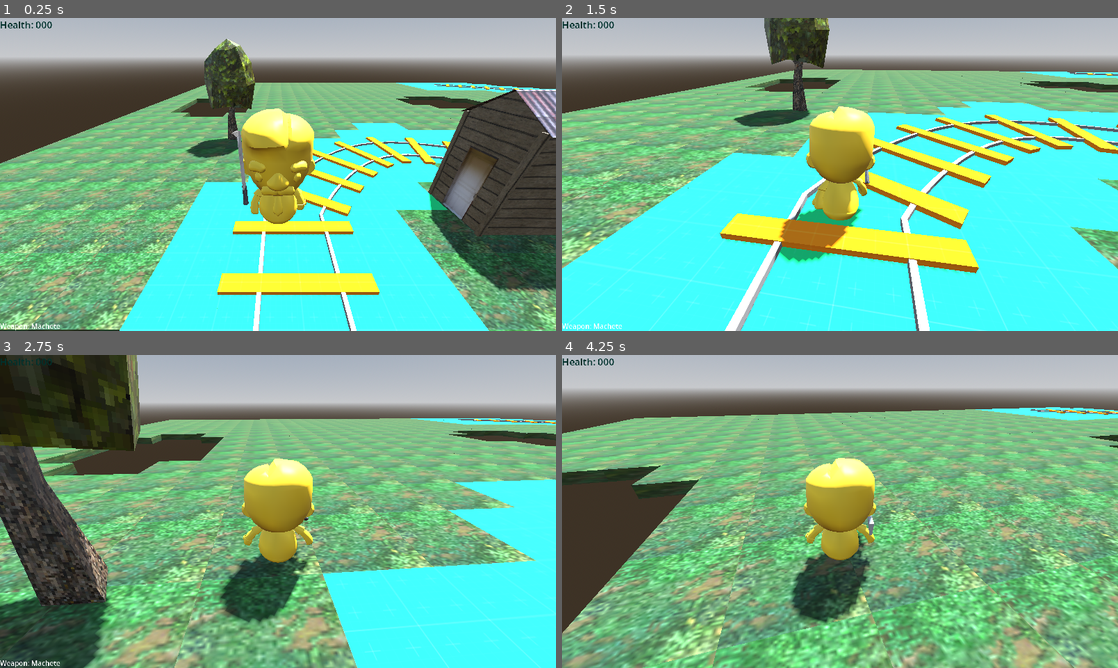
Above: before the commit, frames 1-4 (two rows, left to right).
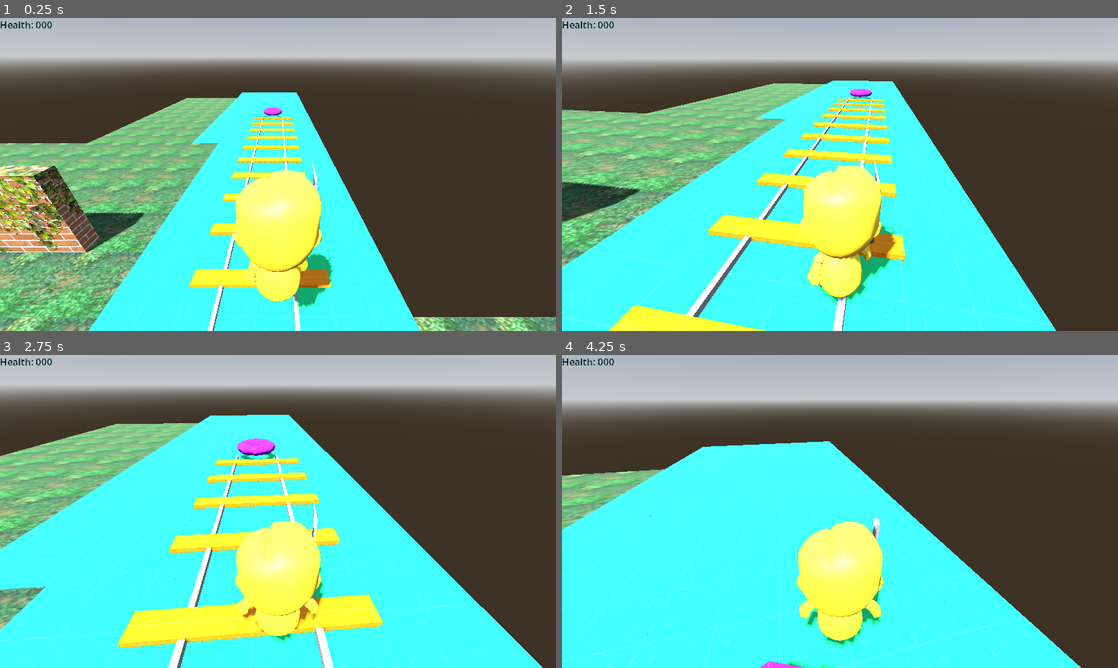
Above: after the commit, the same moments.

Repository: steelx/3d-train-fps
Game: Godot game, scene res://scenes/Level_1.tscn
Same seed, same stepped clock (60 frames per second), same inputs: the game is played once before the commit and once after it.
Inputs (mouse positions are in pixels of both pictures, inside the frame that each line leads up to):
- Up to frame 1 (0.25 s): no input
- Up to frame 2 (1.5 s): tap Enter at 0.5 s; move the mouse to (867, 174) at 0.52 s; hold W (move_forward) from 0.53 s (still down); click (867, 174) at 0.6 s; tap Space (jump) at 0.77 s; move the mouse to (812, 174) at 1.27 s; click (812, 174) at 1.35 s
- Up to frame 3 (2.75 s): keep holding W (move_forward); tap Space (jump) at 1.52 s; move the mouse to (289, 505) at 2.02 s; tap 0 at 2.1 s; click (289, 505) at 2.3 s
- Up to frame 4 (4.25 s): keep holding W (move_forward); move the mouse to (834, 517) at 2.77 s; tap 1 at 2.85 s; tap Space (jump) at 3.02, 3.77 s; click (834, 517) at 3.05 s; move the mouse to (878, 514) at 3.52 s; tap 2 at 3.6 s; click (878, 514) at 3.8 s

The runs differ from the first frame. In frame 1, 51% of the frame differs, in the area x 0-100%, y 6-100%; in frame 2, 56%; in frame 3, 83%; in frame 4, 88%, in the area x 0-100%, y 11-100%.

Commit message:
fix: camera movement and Weapon Fire point

Diff:
--- a/scenes/components/WeaponManager.gd
+++ b/scenes/components/WeaponManager.gd
@@ -24,15 +24,37 @@
 				current_weapon.show()
 
 var current_slot := WeaponSlots.MACHETE
+var fire_point: Node3D
+var bodies_to_exclude: Array = []
+
+
+func setup(_fire_point: Node3D, _bodies_to_exclude: Array) -> void:
+	self.fire_point = _fire_point
+	self.bodies_to_exclude = _bodies_to_exclude
+	for weapon in weapons:
+		if weapon.has_method("setup"):
+			weapon.setup(_fire_point, _bodies_to_exclude)
+	switch_to_weapon_slot(WeaponSlots.MACHETE)
 
 
 func _ready() -> void:
 	# Set the machete as the current weapon
-	current_weapon = $Weapons/Machete
+	# current_weapon = $Weapons/Machete
+	pass
 
 
 func _process(_delta: float) -> void:
 	pass
+
+
+func attack(attack_input_just_pressed: bool, attack_input_held: bool) -> void:
+	if current_weapon == null:
+		return
+	if !current_weapon.has_method("attack"):
+		print_debug("WeaponManager: current_weapon does not have Weapon class linked")
+		return
+	# Call the attack method of the current weapon
+	current_weapon.attack(attack_input_just_pressed, attack_input_held)
 
 
 func switch_to_next_weapon() -> void:
@@ -87,7 +109,3 @@
 
 func _on_machete_body_entered(body: Node3D) -> void:
 	e_machete_body_entered.emit(body)
-
-
-func attack() -> void:
-	current_weapon.get_node("AnimationPlayer").play("attack")
--- a/scenes/components/WeaponManager.tscn
+++ b/scenes/components/WeaponManager.tscn
@@ -1,9 +1,11 @@
-[gd_scene load_steps=23 format=3 uid="uid://dn3ptli7s757c"]
+[gd_scene load_steps=25 format=3 uid="uid://dn3ptli7s757c"]
 
 [ext_resource type="Script" path="res://scenes/components/WeaponManager.gd" id="1_upckl"]
 [ext_resource type="PackedScene" uid="uid://bx7oo7t685qxp" path="res://resources/weapons/machete.glb" id="2_lfm1g"]
 [ext_resource type="PackedScene" uid="uid://cym06qd5ysqve" path="res://resources/weapons/machinegun.glb" id="3_v72q0"]
+[ext_resource type="Script" path="res://scenes/components/weapons/Weapon.gd" id="3_wcgjg"]
 [ext_resource type="PackedScene" uid="uid://c717epq3iwgb4" path="res://resources/weapons/shotgun.glb" id="4_cufb5"]
+[ext_resource type="PackedScene" uid="uid://cp0r2j35f78js" path="res://scenes/effects/HitScanBulletEmitter.tscn" id="5_dl15m"]
 [ext_resource type="PackedScene" uid="uid://bg2tkmjk016dq" path="res://resources/weapons/rocketlauncher.glb" id="5_dukq6"]
 
 [sub_resource type="BoxShape3D" id="BoxShape3D_e4smr"]
@@ -392,6 +394,7 @@
 
 [node name="MachineGun" type="Node3D" parent="Weapons"]
 visible = false
+script = ExtResource("3_wcgjg")
 
 [node name="Model" parent="Weapons/MachineGun" instance=ExtResource("3_v72q0")]
 transform = Transform3D(0.5, 0, 0, 0, 0.5, 0, 0, 0, 0.5, 0, 0, 0)
@@ -402,8 +405,14 @@
 "": SubResource("AnimationLibrary_s85jj")
 }
 
+[node name="BulletEmitters" type="Marker3D" parent="Weapons/MachineGun"]
+transform = Transform3D(1, 0, 0, 0, 1, 0, 0, 0, 1, 0, 0.161098, -0.873654)
+
+[node name="HitScanBullterEmitter" parent="Weapons/MachineGun/BulletEmitters" instance=ExtResource("5_dl15m")]
+
 [node name="Shotgun" type="Node3D" parent="Weapons"]
 visible = false
+script = ExtResource("3_wcgjg")
 
 [node name="Model" parent="Weapons/Shotgun" instance=ExtResource("4_cufb5")]
 transform = Transform3D(0.5, 0, 0, 0, 0.5, 0, 0, 0, 0.5, 0, 0, 0)
@@ -414,8 +423,14 @@
 "": SubResource("AnimationLibrary_gbpse")
 }
 
+[node name="BulletEmitters" type="Marker3D" parent="Weapons/Shotgun"]
+transform = Transform3D(1, 0, 0, 0, 1, 0, 0, 0, 1, 0, 0.0709423, -0.982846)
+
+[node name="HitScanBullterEmitter" parent="Weapons/Shotgun/BulletEmitters" instance=ExtResource("5_dl15m")]
+
 [node name="RocketLauncher" type="Node3D" parent="Weapons"]
 visible = false
+script = ExtResource("3_wcgjg")
 
 [node name="Model" parent="Weapons/RocketLauncher" instance=ExtResource("5_dukq6")]
 transform = Transform3D(0.5, 0, 0, 0, 0.277415, 0.415982, 0, -0.415982, 0.277415, 0, -1.48611, -0.349673)
@@ -425,6 +440,11 @@
 libraries = {
 "": SubResource("AnimationLibrary_db0hl")
 }
+
+[node name="BulletEmitters" type="Marker3D" parent="Weapons/RocketLauncher"]
+transform = Transform3D(1, 0, 0, 0, 1, 0, 0, 0, 1, 0, 0, 0.238759)
+
+[node name="HitScanBullterEmitter" parent="Weapons/RocketLauncher/BulletEmitters" instance=ExtResource("5_dl15m")]
 
 [node name="CanvasLayer" type="CanvasLayer" parent="Weapons"]
 
--- /dev/null
+++ b/scenes/components/weapons/Weapon.gd
@@ -0,0 +1,92 @@
+extends Node3D
+class_name Weapon
+
+@onready var anim_player: AnimationPlayer = $AnimationPlayer
+@onready var bullet_emitters_marker: Marker3D = $BulletEmitters
+@onready var bullet_emitters: Array = $BulletEmitters.get_children()
+
+@export var automatic := false
+@export var damage := 10
+@export var ammo := 30
+@export var attack_rate := 0.2
+var attack_timer: Timer
+
+signal e_fired(bullet_emitter: Node3D)
+signal e_out_of_ammo
+
+var can_attack := true
+var fire_point: Node3D
+var bodies_to_exclude: Array = []
+
+
+# Called when the node enters the scene tree for the first time.
+func _ready() -> void:
+	attack_timer = Timer.new()
+	attack_timer.set_wait_time(attack_rate)
+	attack_timer.set_one_shot(true)
+	attack_timer.connect("timeout", self._on_attack_timer_timeout)
+	add_child(attack_timer)
+
+
+# to be initialized from the WeaponManager
+func setup(_fire_point: Node3D, _bodies_to_exclude: Array) -> void:
+	self.fire_point = _fire_point
+	self.bodies_to_exclude = _bodies_to_exclude
+	# bullet_emitter is a Typeof HitScanBullterEmitter
+	for bullet_emitter in bullet_emitters:
+		bullet_emitter.set_bodies_to_exclude(_bodies_to_exclude)
+		bullet_emitter.set_damage(self.damage)
+
+
+# to be called from the WeaponManager
+func attack(attack_input_just_pressed: bool, attack_input_held: bool) -> void:
+	if fire_point == null:
+		print_debug("Weapon: fire_point is null")
+		return
+	if !can_attack:
+		return
+	if automatic and !attack_input_held:
+		return
+	elif !automatic and !attack_input_just_pressed:
+		return
+	if ammo <= 0:
+		if attack_input_just_pressed:
+			e_out_of_ammo.emit()
+		else:
+			return
+
+	if ammo > 0:
+		ammo -= 1
+
+	var marker_transform := bullet_emitters_marker.global_transform
+	bullet_emitters_marker.global_transform = fire_point.global_transform
+	# bullet_emitter is a Typeof HitScanBullterEmitter
+	for bullet_emitter in bullet_emitters:
+		bullet_emitter.fire()
+	bullet_emitters_marker.global_transform = marker_transform
+	anim_player.stop()
+	anim_player.play("attack")
+	e_fired.emit(fire_point)
+	can_attack = false
+	attack_timer.start()
+
+
+# Finish attack
+func _on_attack_timer_timeout() -> void:
+	can_attack = true
+	self.set_to_attack_idle()
+
+
+func set_active() -> void:
+	self.show()
+
+
+func set_inactive() -> void:
+	anim_player.stop()
+	anim_player.play("idle")
+	self.hide()
+
+
+func set_to_attack_idle() -> void:
+	anim_player.stop()
+	anim_player.play("idle")
--- a/scenes/effects/HitScanBulletEmitter.gd
+++ b/scenes/effects/HitScanBulletEmitter.gd
@@ -1,4 +1,5 @@
 extends Node3D
+class_name HitScanBullterEmitter
 
 var hit_effect := preload("res://scenes/effects/bullet_hit_effect.tscn")
 
@@ -35,7 +36,6 @@
 			# effect.rotate_object_local(Vector3.RIGHT, PI)
 			effect.rotate(Vector3.RIGHT, PI)
 			return
-		print_debug("fire: " + str(result.normal))
 		var y: Vector3 = result.normal
 		var x: Vector3 = y.cross(Vector3.UP)
 		var z: Vector3 = x.cross(y)
--- a/scenes/player/Player.gd
+++ b/scenes/player/Player.gd
@@ -44,7 +44,8 @@
 	health_manager.e_dead.connect(self.kill)
 	health_manager.e_critical.connect(self.at_critical)
 	health_manager.e_health_changed.connect(self.health_changed)
-	weapon_manager.e_machete_body_entered.connect(self.on_machete_body_entered)
+	var fire_point = $Character/FirePoint
+	weapon_manager.setup(fire_point, [self])
 
 
 # Called every frame. 'delta' is the elapsed time since the previous frame.
@@ -53,7 +54,7 @@
 		return
 	var input := Vector3.ZERO
 	input.x = Input.get_axis(MOVE_LEFT, MOVE_RIGHT)
-	input.z = Input.get_axis(MOVE_FORWARD, MOVE_BACKWARD)
+	input.z = Input.get_axis(MOVE_BACKWARD, MOVE_FORWARD)
 	handle_movement(input, delta)
 	handle_character_rotation(input, delta)
 	handle_animation(input, delta)
@@ -68,8 +69,10 @@
 	if Input.is_action_just_pressed(CANCEL):
 		Input.set_mouse_mode(Input.MOUSE_MODE_VISIBLE)
 
-	if event.is_action_pressed(FIRE):
-		weapon_manager.attack()
+	if Input.is_action_just_pressed(FIRE):
+		weapon_manager.attack(true, false)
+	elif Input.is_action_pressed(FIRE):
+		weapon_manager.attack(false, true)
 
 	if event.is_action_pressed(JUMP):
 		if raycast.is_colliding():
@@ -132,9 +135,3 @@
 
 func health_changed(health: int) -> void:
 	health_label.text = "Health: " + str(health)
-
-
-func on_machete_body_entered(_body: Node) -> void:
-	# if body is Enemy:
-	# 	body.hurt(100, Vector3.ZERO)
-	print_debug("Player hit enemy")
--- a/scenes/player/Player.tscn
+++ b/scenes/player/Player.tscn
@@ -62,17 +62,17 @@
 [node name="PitchPivot" type="Node3D" parent="TwistPivot"]
 
 [node name="Camera3D" type="Camera3D" parent="TwistPivot/PitchPivot"]
-transform = Transform3D(1, 0, 0, 0, 0.866025, 0.5, 0, -0.5, 0.866025, 0, 1.16722, 2.89211)
+transform = Transform3D(-1, 4.37114e-08, -7.57103e-08, 0, 0.866025, 0.5, 8.74228e-08, 0.5, -0.866025, 0, 1.75825, -1.92898)
 
 [node name="Character" parent="." instance=ExtResource("2_iwhi1")]
 transform = Transform3D(1, 0, 0, 0, 1, 0, 0, 0, 1, 0, 0.137715, 0)
 
 [node name="Skeleton3D" parent="Character/KayKit Animated Character2" index="0"]
-bones/0/rotation = Quaternion(-0.0129977, 0, 0, 0.999916)
-bones/1/rotation = Quaternion(0.0633006, -3.54327e-26, -9.89219e-18, 0.997995)
-bones/2/rotation = Quaternion(-0.680908, -0.193098, 0.679447, -0.193465)
+bones/0/rotation = Quaternion(-0.0147106, 0, 3.79839e-18, 0.999892)
+bones/1/rotation = Quaternion(0.0658083, 0, -1.53714e-17, 0.997832)
+bones/2/rotation = Quaternion(-0.680195, -0.195905, 0.678539, -0.19632)
 bones/3/rotation = Quaternion(0.606617, -0.606617, 0.36334, 0.36334)
-bones/4/rotation = Quaternion(-0.698912, 0.299767, 0.646027, 0.0656538)
+bones/4/rotation = Quaternion(-0.698063, 0.301611, 0.645915, 0.0673269)
 bones/5/rotation = Quaternion(0.300506, -0.376591, 0.679877, 0.55285)
 
 [node name="Hand" type="Marker3D" parent="Character"]
@@ -80,6 +80,9 @@
 
 [node name="WeaponManager" parent="Character/Hand" instance=ExtResource("4_udfso")]
 transform = Transform3D(-1, 0, -8.74228e-08, 0, 1, 0, 8.74228e-08, 0, -1, 0, 0, 0)
+
+[node name="FirePoint" type="Marker3D" parent="Character"]
+transform = Transform3D(1, 0, 0, 0, 1, 0, 0, 0, 1, -0.306989, 1.10873, 0.550576)
 
 [node name="AnimationTree" type="AnimationTree" parent="."]
 tree_root = SubResource("AnimationNodeStateMachine_syggq")
Not shown: 4 places in mesh/PrototypeTiles_1.tres that only renumber resources
